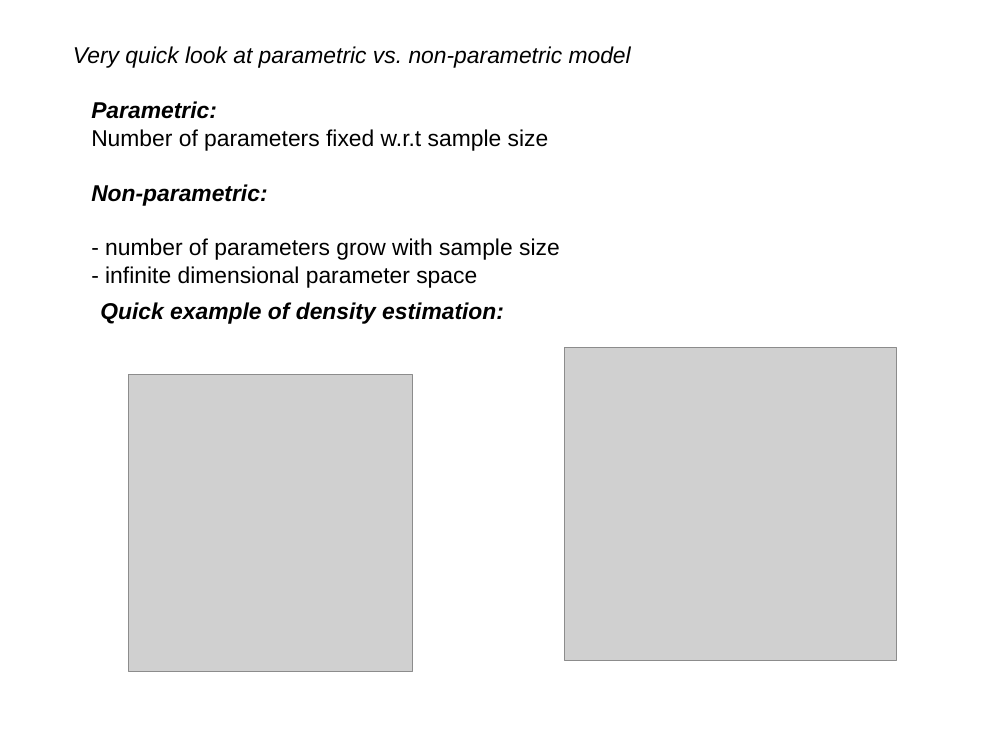
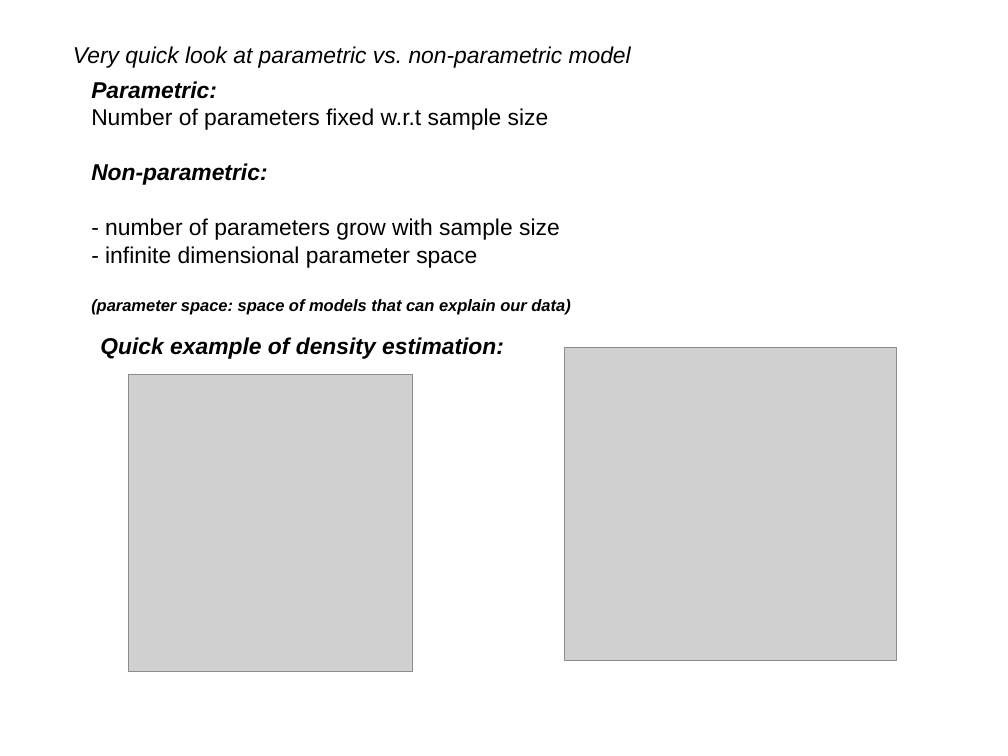
Before and after one commit to afcarl/Dirichlet_Processes, a slide deck: slide 12 of version_2.odp. Drawn at 1008x756 pixels with LibreOffice and Linux fonts; fonts in the diff are those of the drawing; grey boxes stand for pictures. Boxes give left, top, right and bottom in pixels: in the first picture for what was removed or moved away, otherwise in the second. Text is boxed around its words. In the diff, an @@ line names an element or a change of style, - is before the commit and + after.

```diff
--- a/version_2.odp
+++ b/version_2.odp
@@ text "Parametric:": place and size @@
-text "Parametric:" at <box>91,101,560,288</box>
+text "Parametric:" at <box>91,81,570,315</box>
@@ text at <box>91,299,570,315</box>: paragraph added @@
+(parameter space: space of models that can explain our data)
@@ text "Quick example of density estimation:": place and size @@
-text "Quick example of density estimation:" at <box>100,302,504,324</box>
+text "Quick example of density estimation:" at <box>100,337,504,359</box>
```
Also in this commit, not shown: 2 other slides changed, 1 slide added, 1 slide removed.
